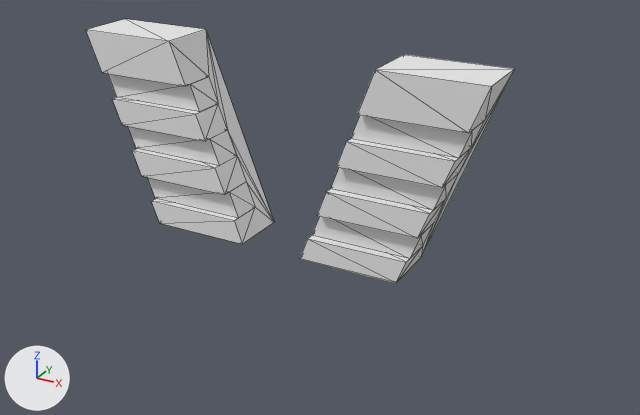
What one commit did to the OBJ model src/assets/jsg/models/tesr/movie/chevron_moving_top.obj.
The view is the same before and after, from a camera (50 mm lens) standing at (1.002, -1.927, 5.494) and looking at (0.073, -0.239, 4.65). Arrows for +X, +Y and +Z are at lower left; the lights stay in place. The older version comes first. Mesh edges are drawn as thin lines. Where no turn or scale is listed for an object, it has been applied to the vertices.

The first picture shows 'left_arm', 'light_bottom', 'light_middle', 'light_top', 'right_arm'.
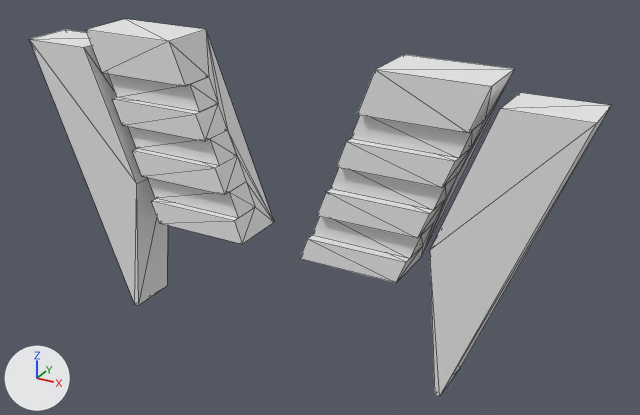
What differs and where, as boxes (x1, y1, x2, y2) in the pictures (640 x 415 px):
'right pointer', added
    after: (430, 93, 611, 396)
'leftr pointer', added
    after: (29, 30, 168, 305)

Diff of the bpy script that builds the scene:
```diff
--- a/src/assets/jsg/models/tesr/movie/chevron_moving_top.obj.py
+++ b/src/assets/jsg/models/tesr/movie/chevron_moving_top.obj.py
@@ me_right_pointer @@
+me_right_pointer.from_pydata([(0.436, -0.213, 4.3), (0.423, -0.213, 4.3), (0.392, -0.213, 4.657), (0.436, -0.338, 4.3), (0.7, -0.213, 4.988), (0.7, -0.338, 4.988), (0.392, -0.338, 4.657), (0.519, -0.213, 4.988), (0.423, -0.338, 4.3), (0.519, -0.338, 4.988)], [], [(0, 1, 2), (3, 4, 5), (5, 6, 3), (6, 7, 2), (0, 8, 1), (6, 1, 8), (4, 9, 5), (7, 4, 2), (4, 0, 2), (3, 0, 4), (9, 6, 5), (6, 8, 3), (6, 9, 7), (0, 3, 8), (6, 2, 1), (4, 7, 9)])
+me_right_pointer.materials.append(mat_m_513ee14e_1d87_07eb_fa66_43d866145574)  # white #e7e7e7
@@ me_leftr_pointer @@
+me_leftr_pointer.from_pydata([(-0.436, -0.344, 4.3), (-0.423, -0.344, 4.3), (-0.392, -0.344, 4.657), (-0.436, -0.219, 4.3), (-0.7, -0.344, 4.988), (-0.7, -0.219, 4.988), (-0.392, -0.219, 4.657), (-0.519, -0.344, 4.988), (-0.423, -0.219, 4.3), (-0.519, -0.219, 4.988)], [], [(0, 1, 2), (3, 4, 5), (5, 6, 3), (6, 7, 2), (0, 8, 1), (6, 1, 8), (4, 9, 5), (7, 4, 2), (4, 0, 2), (3, 0, 4), (9, 6, 5), (6, 8, 3), (6, 9, 7), (0, 3, 8), (6, 2, 1), (4, 7, 9)])
+me_leftr_pointer.materials.append(mat_m_513ee14e_1d87_07eb_fa66_43d866145574)  # white #e7e7e7
@@ ob_right_pointer @@
+ob_right_pointer = bpy.data.objects.new('right pointer', me_right_pointer)
+ob_right_pointer.location = (0.0, 0.0, 0.0)
@@ ob_leftr_pointer @@
+ob_leftr_pointer = bpy.data.objects.new('leftr pointer', me_leftr_pointer)
+ob_leftr_pointer.location = (0.0, 0.0, 0.0)
```
